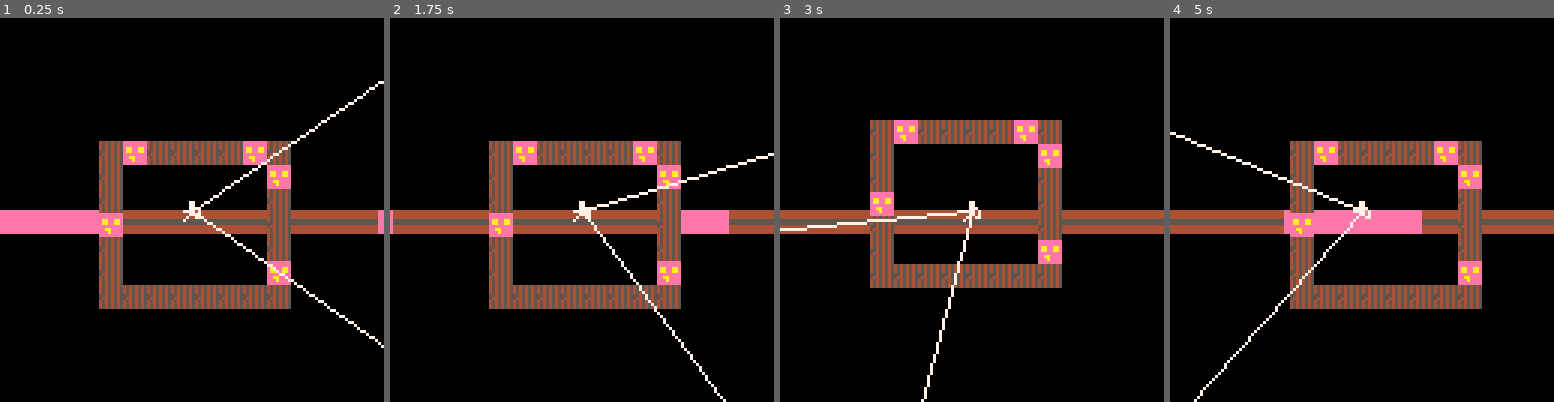
Above: before the commit, frames 1-4 (left to right).
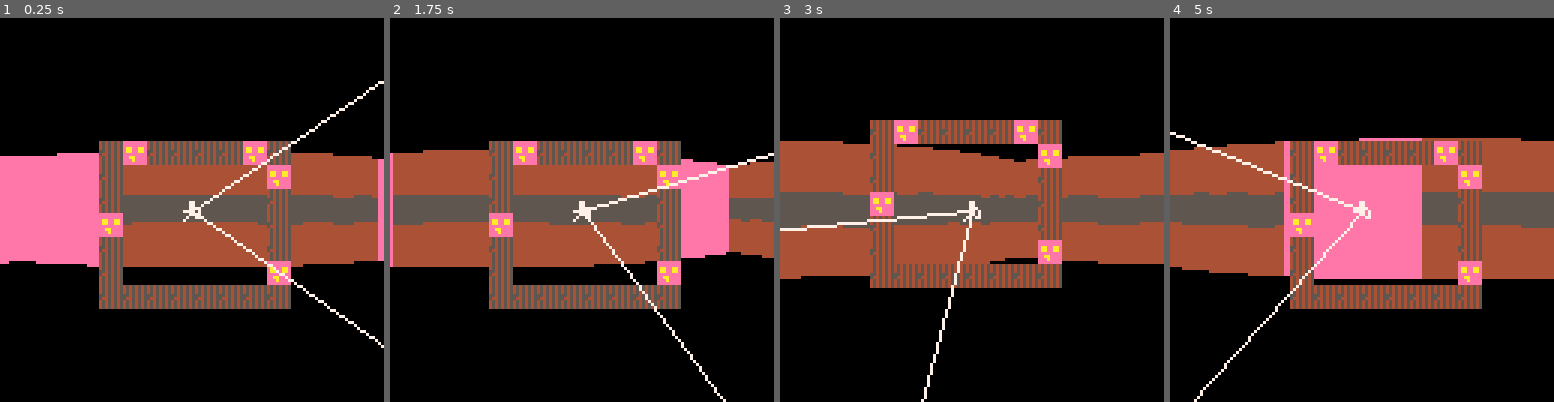
Above: after the commit, the same moments.

Repository: RicoP/picowiese
Game: PICO-8 cartridge wolf.p8
Two runs of this game, one before a commit and one after it. Both use one fixed random seed, a clock stepped at 60 frames per second and the inputs below.
Inputs:
- Up to frame 1 (0.25 s): no input
- Up to frame 2 (1.75 s): hold Right from 1.6 s (still down)
- Up to frame 3 (3 s): release Right at 2.1 s; hold Up 2.15-2.42 s; hold Right from 2.47 s (still down)
- Up to frame 4 (5 s): release Right at 3.03 s; hold Left 3.08-3.58 s; hold Down 3.63-3.97 s; hold Right 4.02-4.68 s; hold Up from 4.73 s (still down)

The runs differ from the first frame. In frame 1, 20% of the frame differs, in the area x 0-100%, y 35-65%; in frame 2, 20%; in frame 3, 23%; in frame 4, 24%, in the area x 0-100%, y 31-68%.

Commit message:
naive distortion

Diff:
--- a/wolf.p8
+++ b/wolf.p8
@@ -42,7 +42,8 @@
  for i=1,128 do
   local t,d=get_tile(p.x,p.y,a)
   a-=p.fov/(128)
-  sspr(t*8,0,1,64,i-1,64)
+  local h = 64/d
+  sspr(t*8,0,1,8,i-1,64-(64-d)/2,1,64-d)
  end
 end
 
